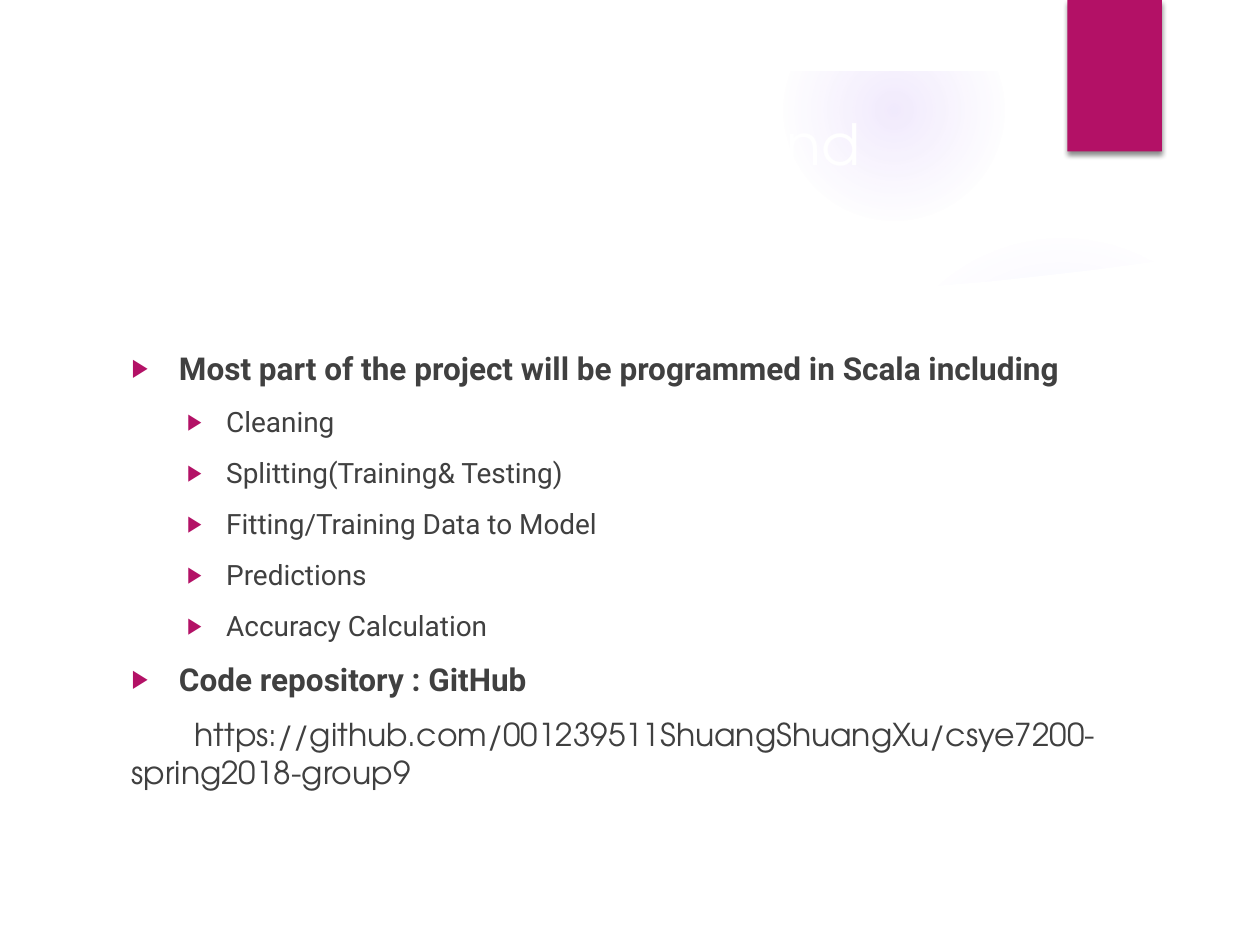
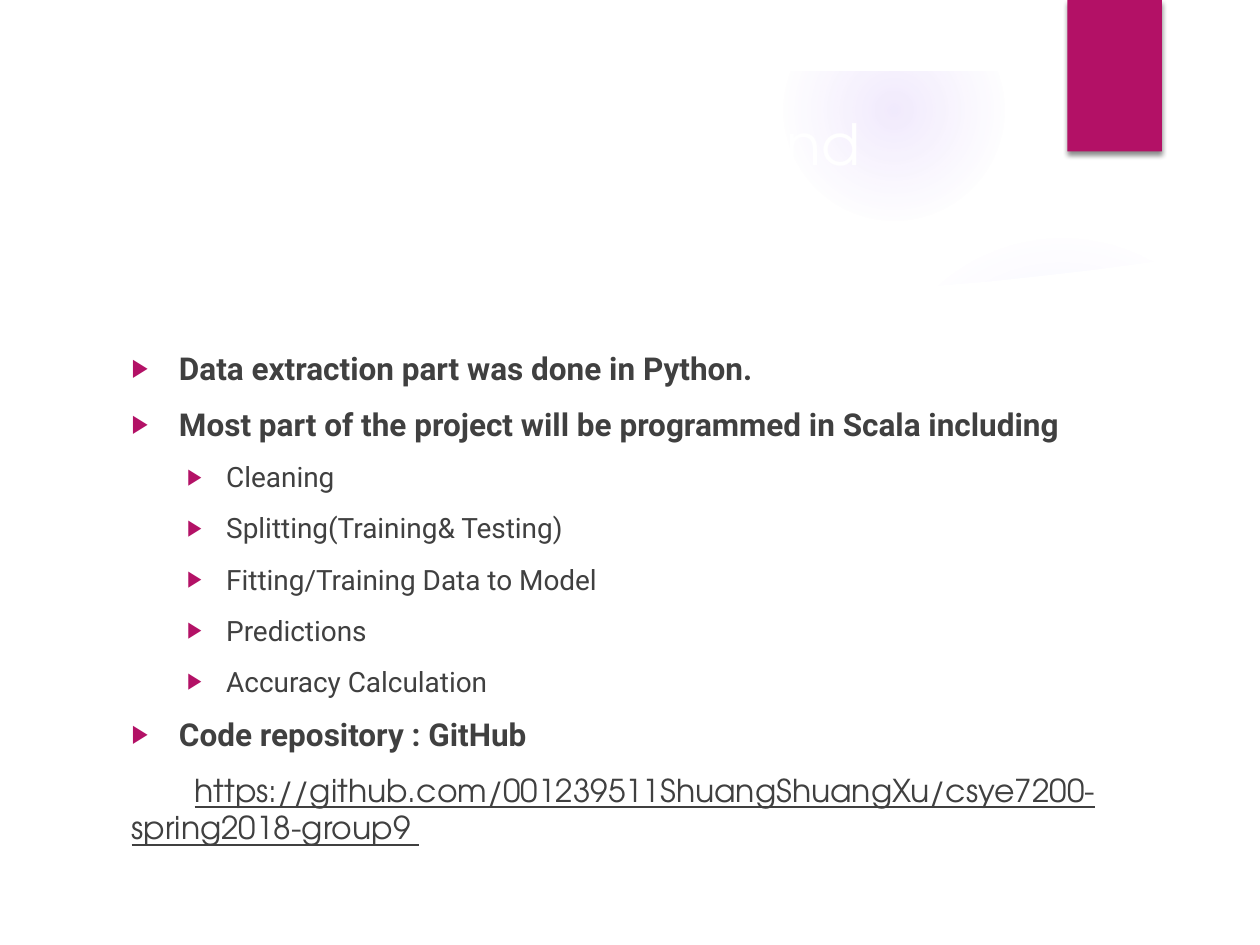
Before and after one commit to yingy4/csye7200-spring2018-group9, a slide deck: slide 9 of presentation/Final_Presentation _Team 9.pptx. Drawn at 1260x945 pixels with LibreOffice and Linux fonts; fonts in the diff are those of the drawing; background and template pictures are left out. Boxes give left, top, right and bottom in pixels: in the first picture for what was removed or moved away, otherwise in the second. Text is boxed around its words. In the diff, an @@ line names an element or a change of style, - is before the commit and + after.

```diff
--- a/presentation/Final_Presentation _Team 9.pptx
+++ b/presentation/Final_Presentation _Team 9.pptx
@@ text at [179, 356, 752, 387]: paragraph added @@
+▶ Data extraction part was done in Python.
@@ text at [132, 778, 1095, 846]: underline on in "https://github.com/001239511ShuangShuangXu/csye7200-spring20 ..." @@
```
Also in this commit, not shown: 3 other slides changed, 1 slide added, 1 slide removed, 1 other file.
